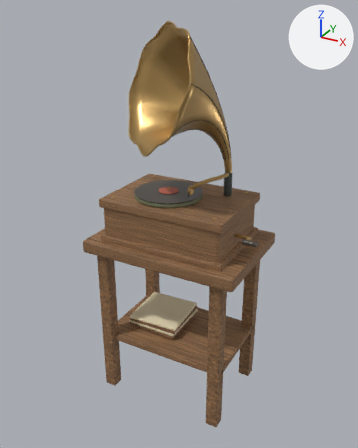
The FBX model Assets/Osowiec/HQ/Art/FieldGramophone.fbx: old version first, new version second.
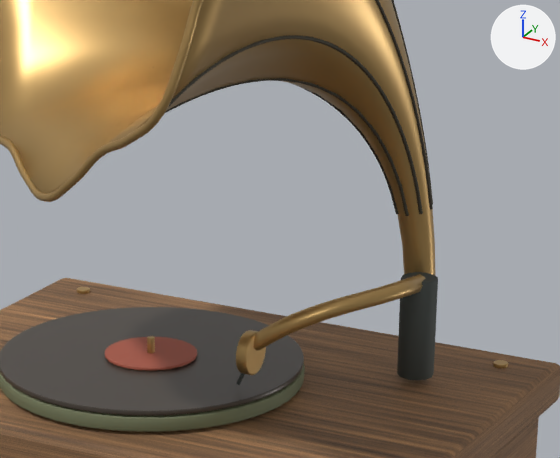
Each version appears first whole from a 50 mm lens placed at (1.046, -1.919, 1.879), pointed at (-0.001, -0.016, 0.927), and next in a close-up on the part from 38% to 73% of the width and 25% to 48% of the height. Arrows for +X, +Y and +Z are at upper right; the lights stay in place. The first two pictures are the older version. Where no turn or scale is listed for an object, it has been applied to the vertices.

Names of what the first close-up shows: 'HQ_Bakelite', 'HQ_Brass', 'HQ_Canvas', 'HQ_DarkWalnut', 'HQ_Oxide', 'HQ_QuarterSawn', 'HQ_Steel', 'HQ_Wax'.
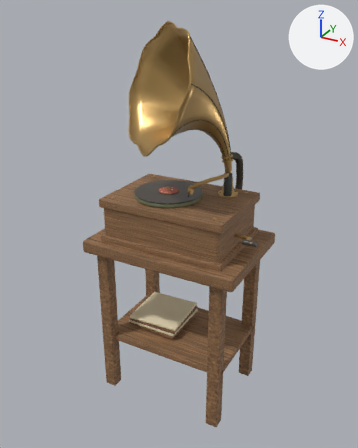
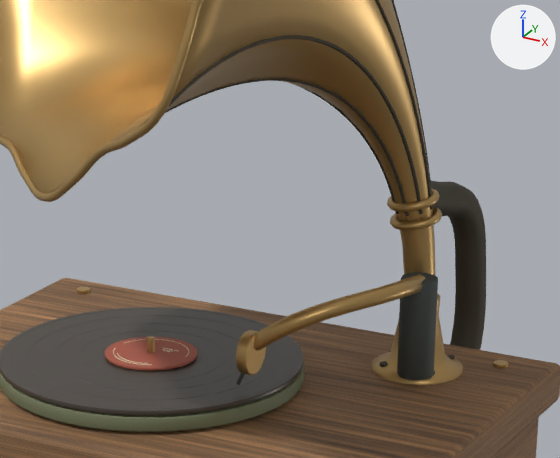
Where the newer file only moved an object's origin or applied its transform, the numbers keep the older frame.

Boxes [x1, y1, x2, y2] around the edits, measured in the close-ups (560 x 458 px):
'HQ_Brass', reshaped: before [0, 0, 508, 375]; after [0, 0, 508, 385]
'HQ_Oxide', reshaped: before [153, 0, 433, 216]; after [153, 0, 486, 376]
'Record_Paper', added: after [113, 339, 189, 365]
part 1 of me_petal_rolled_seam, added: after [431, 181, 486, 350]
part 2 of me_cylinder, added (orange): after [390, 207, 442, 230]
part 3 of me_cylinder, added (orange): after [387, 189, 439, 212]
part 4 of me_cylinder, added (orange): after [371, 293, 463, 385]
'HQ_Bakelite', unchanged, covered by the edit: before [0, 307, 304, 415]
'Record_Bakelite', unchanged, uncovered by the edit: after [0, 307, 304, 415]

Patch to the scene script:
```diff
--- a/Assets/Osowiec/HQ/Art/FieldGramophone.fbx.py
+++ b/Assets/Osowiec/HQ/Art/FieldGramophone.fbx.py
@@ me_cylinder @@
 # used by ob_hq_brass; location = (-0.258, -0.178, 1.069)
-me_cylinder.from_pydata(...)  # 3996 vertices, 3894 faces; spans x -0.009..0.631, y -0.137..0.364, z -0.137..0.757
+me_cylinder.from_pydata(...)  # 5084 vertices, 4920 faces; spans x -0.009..0.631, y -0.137..0.417, z -0.153..0.757
+# me_cylinder part 2: a new loose piece of 264 vertices spanning x 0.409..0.462, y 0.275..0.328, z 0.154..0.171, in mat_hq_brass (orange #bf9b61)
+# me_cylinder part 3: a new loose piece of 264 vertices spanning x 0.406..0.46, y 0.272..0.326, z 0.173..0.191, in mat_hq_brass (orange #bf9b61)
+# me_cylinder part 4: a new loose piece of 224 vertices spanning x 0.394..0.49, y 0.258..0.354, z -0.005..0.078, in mat_hq_brass (orange #bf9b61)
+# other edits to the shape of me_cylinder do not show in these pictures
 me_cylinder.materials.append(mat_hq_brass)
@@ me_petal_rolled_seam @@
 # used by ob_hq_oxide; location = (0.0, 0.0, 0.0)
-me_petal_rolled_seam.from_pydata(...)  # 5888 vertices, 5824 faces; spans x -0.264..0.196, y -0.311..0.142, z 1.237..1.823
+me_petal_rolled_seam.from_pydata(...)  # 6808 vertices, 6702 faces; spans x -0.264..0.237, y -0.311..0.29, z 0.899..1.823
+# me_petal_rolled_seam part 1: a new loose piece of 288 vertices spanning x 0.154..0.201, y 0.123..0.29, z 0.988..1.266, in mat_hq_oxide (brown #555044)
+# other edits to the shape of me_petal_rolled_seam do not show in these pictures
 me_petal_rolled_seam.materials.append(mat_hq_oxide)
@@ me_printed_label_rule @@
+me_printed_label_rule.from_pydata(...)  # 960 vertices, 930 faces; spans x -0.0846..-0.0067, y -0.0725..0.0065, z 1.0962..1.0971
+me_printed_label_rule.materials.append(mat_hq_paper)  # beige #e6d8b5
@@ ob_record_paper @@
+ob_record_paper = bpy.data.objects.new('Record_Paper', me_printed_label_rule)
+ob_record_paper.location = (0.0, 0.0, 0.0)
```
